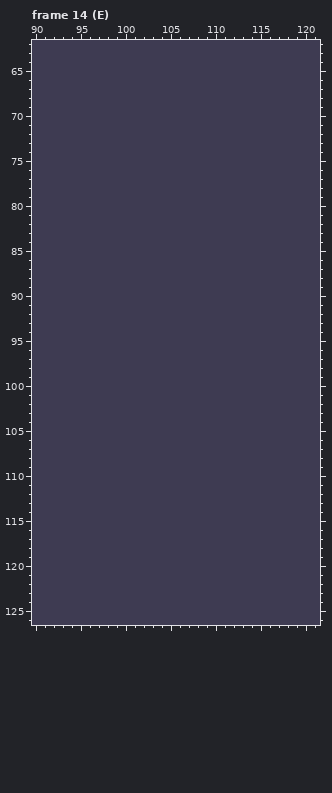
File history of a pixel-art file, character_walking.aseprite. Above is the file before it was changed.
128x128 pixels, 48 frames. Colours within 5 levels of each other are drawn and written as one. Shown: frame 14 (E): x 90..121, y 62..126. The commit also changed other frames or places, which this record leaves out.
After the commit:
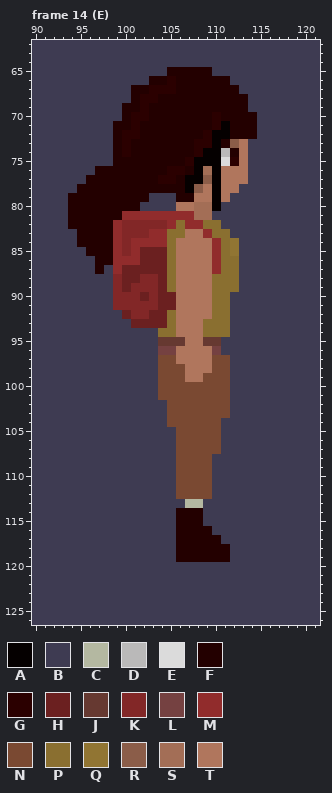
Palette (. is transparent): A #050000  B #3e3b52  C #b4b8a1  D #bab9b9  E #dbdbdb  F #230000  G #2b0000  H #6b2020  J #663931  K #822727  L #754141  M #912c2c  N #7a4932  P #8a6f30  Q #917533  R #8b5d49  S #a36e56  T #b0765d
Message: Finished E walking animation
Change:
Changed rows in their new state; - is an unchanged pixel.
Frame 14 (E), layer "Layer 2":
first column x 94:
 65 -----------FFFFF-----
 66 ---------FFGFFFFFF---
 67 -------FFGGGFFFFFFF--
 68 -------FGGFFFFFFFFFF-
 69 ------FFGFFFFFFFFFFF-
 70 ------FGGFFFFFFFGFFFF
 71 -----FFGFFFFFFFFGAFFF
 72 -----FGGFFFFFFFGAAFFF
 73 -----FGFFFFFFFGGAFRT-
 74 -----FGFFFFFFFGAADFT-
 75 -----FFFFFFFFGAAAEGT-
 76 ---FFFFFFFFGGFASATTT-
 77 --FFFFFFFFGGFAARATTT-
 78 -FFFFFFFFFFFFARTATT--
 79 FFFFFFFFF---FFTTAT---
 80 FFFFFFFF----TTSSA----
 81 FFFFFFMMMMMMMMSS-----
 82 FFFFFMKKKKKMPMMPP----
 83 -FFFFMKKKMMPPTTMPP---
 84 -FFFFMKMMMMPTTTTMPQ--
 85 --FFFMKMHHHPTTTTMPQ--
 86 ---FFMMMHHHPTTTTMPP--
 87 ---F-MHHHHHPTTTTMPP--
 88 -----KHHKKHPTTTTPPP--
 89 -----KHKKKHPTTTTPPP--
 90 -----KKKHKHHTTTTPP---
 91 -----KKKKKHHTTTTPP---
 92 ------HKKHHPTTTTPP---
 93 -------HHHHPTTTPPP---
 94 ----------PPTTTPPP---
 95 ----------JJJTTJJ----
 96 ----------LLTTTTL----
 97 ----------NNTTTTNN---
 98 ----------NNNTTTNN---
 99 ----------NNNTTNNN---
100 ----------NNNNNNNN---
101 ----------NNNNNNNN---
102 -----------NNNNNNN---
103 -----------NNNNNNN---
104 -----------NNNNNN----
105 ------------NNNNN----
106 ------------NNNNN----
107 ------------NNNNN----
108 ------------NNNN-----
109 ------------NNNN-----
110 ------------NNNN-----
111 ------------NNNN-----
112 ------------NNNN-----
113 -------------CC------
114 ------------FFF------
115 ------------FFF------
116 ------------FFFF-----
117 ------------FFFFF----
118 ------------FFFFFF---
119 ------------FFFFFF---
Boxes around the changes in both pictures, in picture pixels (x1, y1, x2, y2):
changed: (68, 67, 257, 562)
